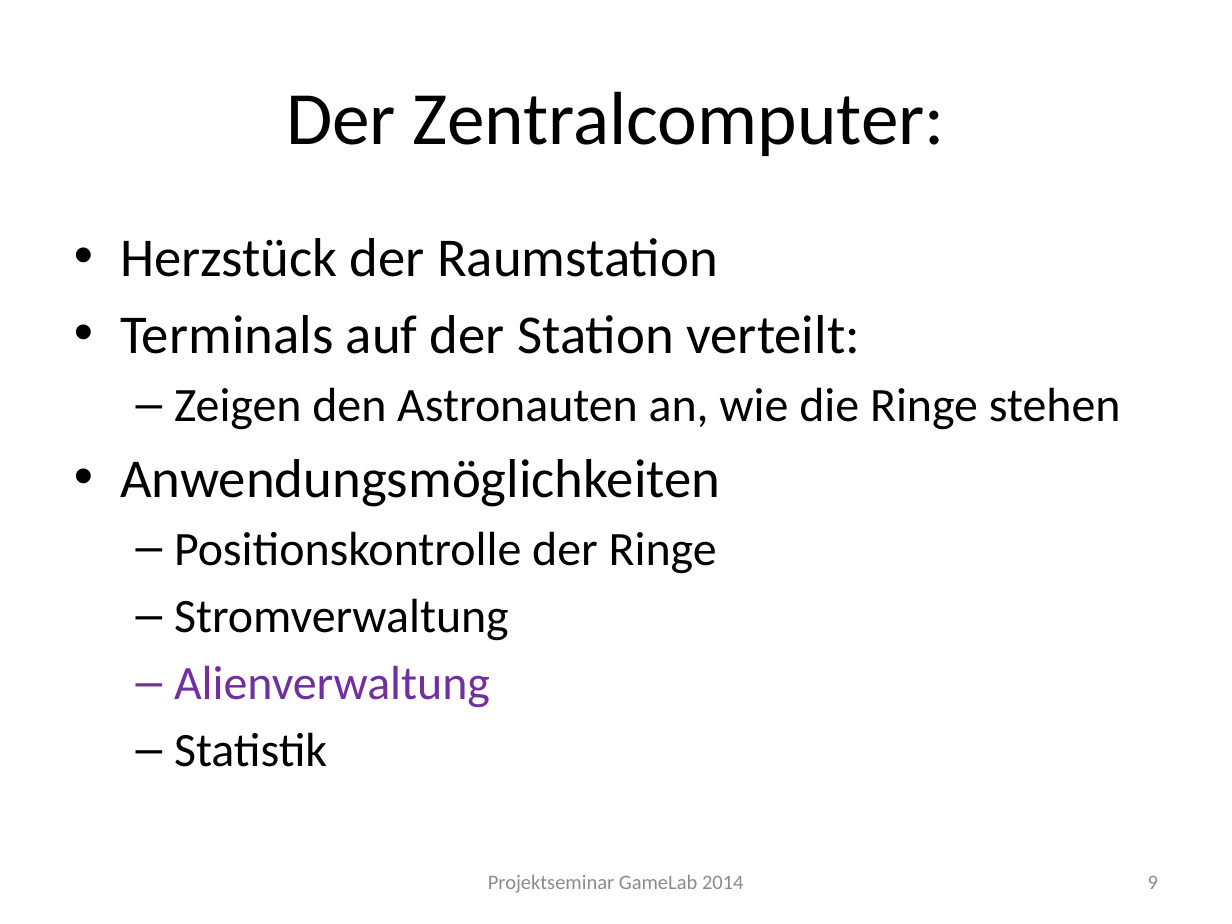
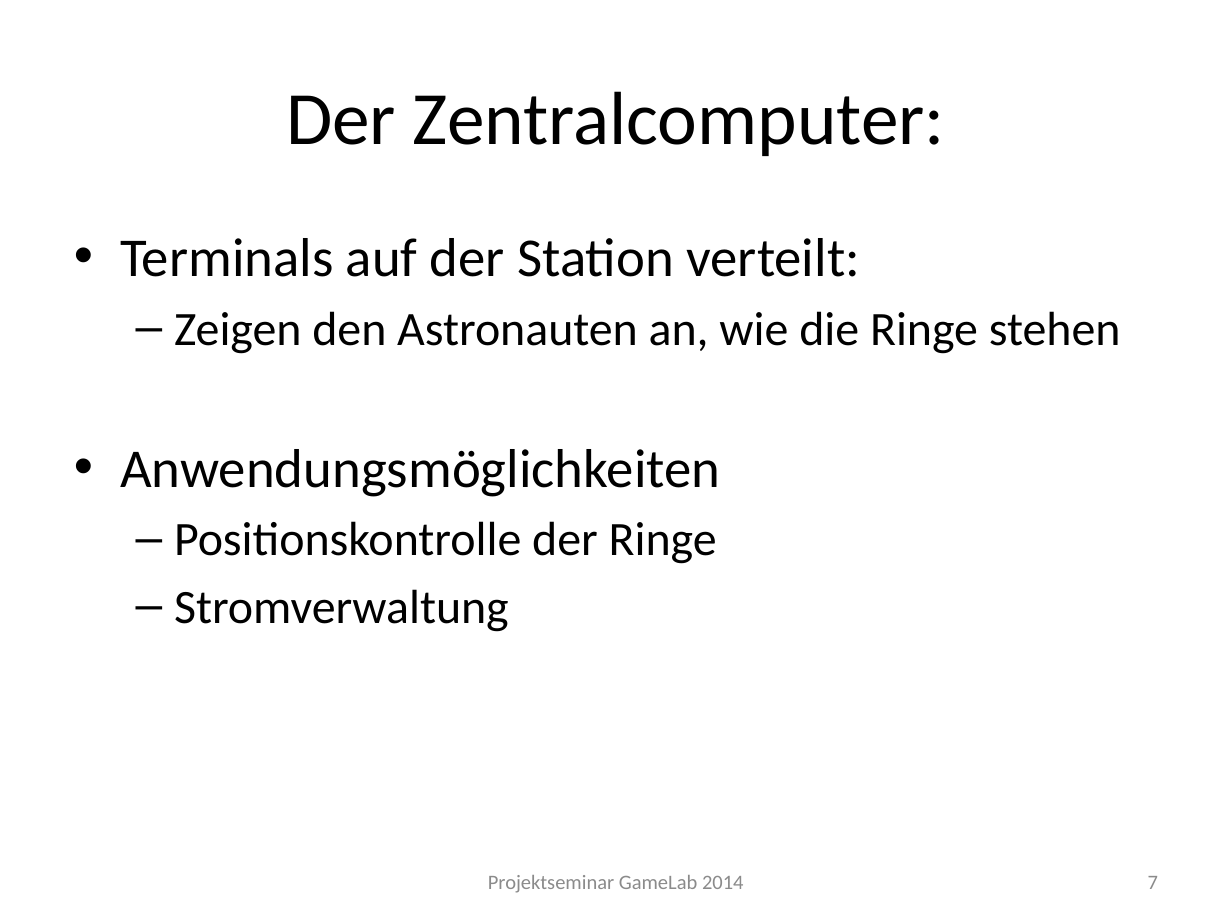
Before and after one commit to Instinctlol/gamelab2014, a slide deck: slide 7 of Abschlusspräsentation/SpielkonzeptFINAL.pptx (slide 9 before the commit). Drawn at 1232x924 pixels with LibreOffice and Linux fonts; fonts in the diff are those of the drawing; background and template pictures are left out. Boxes give left, top, right and bottom in pixels: in the first picture for what was removed or moved away, otherwise in the second. Text is boxed around its words. In the diff, an @@ line names an element or a change of style, - is before the commit and + after.

```diff
--- a/Abschlusspräsentation/SpielkonzeptFINAL.pptx
+++ b/Abschlusspräsentation/SpielkonzeptFINAL.pptx
@@ text at [120, 238, 718, 277]: paragraph removed @@
-• Herzstück der Raumstation
@@ text at [174, 665, 490, 767]: paragraphs removed @@
-  – Alienverwaltung
-  – Statistik
@@ page number at [1148, 876, 1158, 889]: text changed @@
-9
+7
```
Also in this commit, not shown: 3 other slides changed, 1 slide removed.
